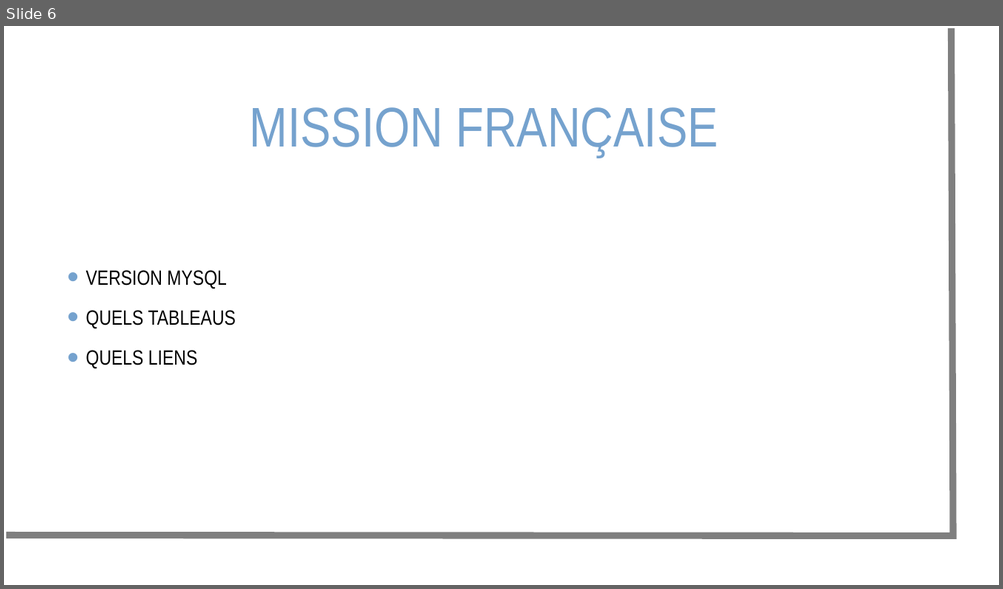
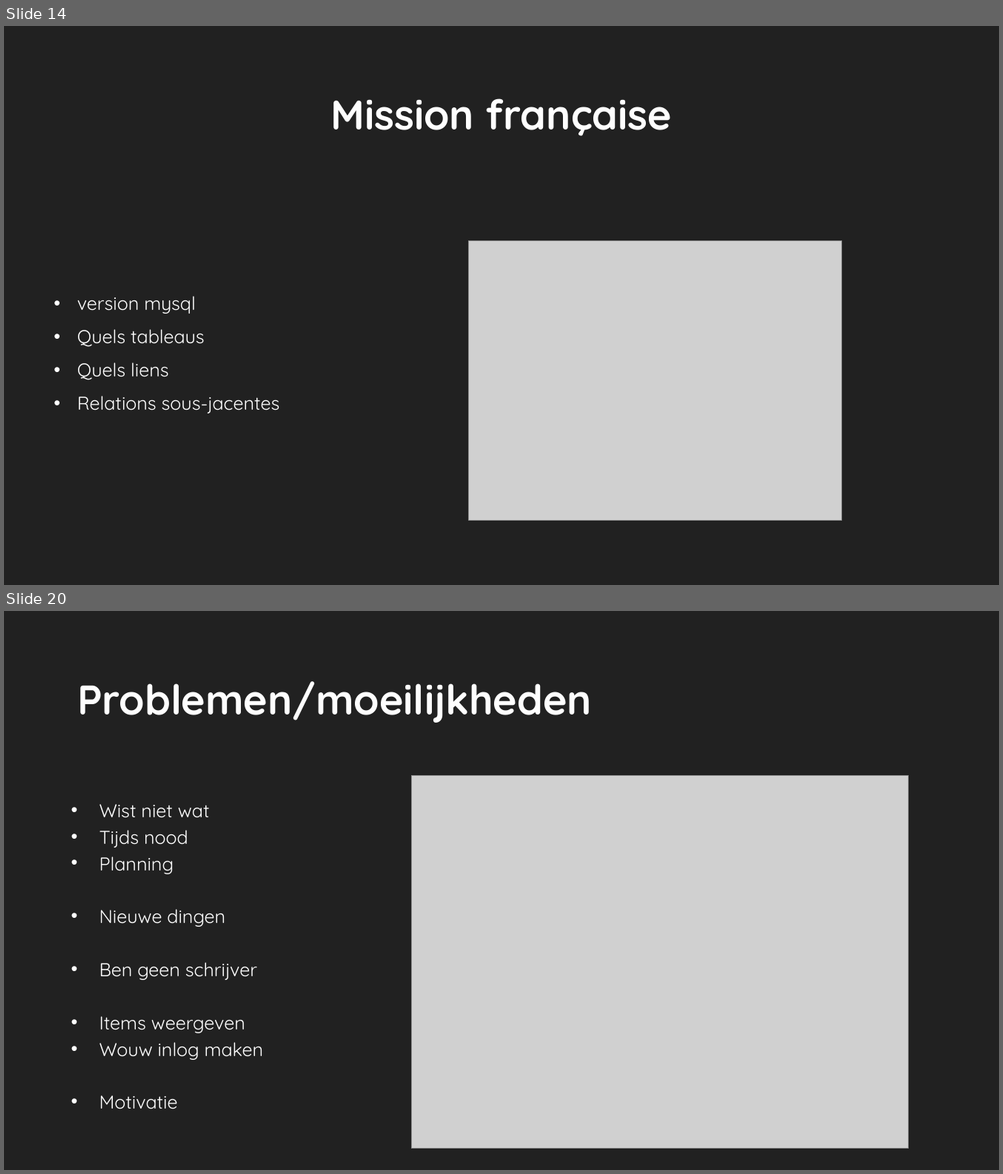
Before and after one commit to nuytsm/Gip-project-2021, a slide deck: Gip presentatie mvandenbroek.ppt. Shown one above the other, each under a label of ours: slide 6 before the commit, slides 14 and 20 after it; the slides between them are not shown. The pictures are 1003x589 and 1003x1174 pixels, drawn with LibreOffice and Linux fonts; fonts in the diff are those of the drawing; grey boxes stand for pictures; background and template pictures are left out. Boxes give left, top, right and bottom in pixels: in the first picture for what was removed or moved away, otherwise in the second. Text is boxed around its words. In the diff, an @@ line names an element or a change of style, - is before the commit and + after.

```diff
--- a/Gip presentatie mvandenbroek.ppt
+++ b/Gip presentatie mvandenbroek.ppt
@@ slide 20 added at bbox=[4, 611, 999, 1170], background #212121 @@
@@ title added at bbox=[77, 681, 592, 723], 40 pt, text #FEFEFE, bold @@
+Problemen/moeilijkheden
@@ picture added at bbox=[411, 776, 908, 1148] @@
@@ text added at bbox=[99, 804, 264, 1110], 18 pt, text #FFFFFF @@
+• Wist niet wat
+• Tijds nood
+• Planning
+• Nieuwe dingen
+• Ben geen schrijver
+• Items weergeven
+• Wouw inlog maken
+• Motivatie
@@ what was slide 6 is now slide 14 @@
@@ slide 14 changed as well @@
@@ background picture (left out) to #212121 @@
@@ freeform shape removed at bbox=[6, 28, 953, 536] @@
@@ title "Mission française" at bbox=[330, 99, 671, 136]: vertical alignment middle to bottom @@
@@ title at bbox=[330, 99, 671, 136]: text changed; size 54 to 40 pt; font Arial Narrow to Quicksand; text colour #75A2CE to #FEFEFE; bold on @@
-MISSION FRANÇAISE
+Mission française
@@ picture added at bbox=[469, 241, 841, 520] @@
@@ text at bbox=[77, 296, 280, 414]: text changed; size 20 to 18 pt; font Arial Narrow to Quicksand; text colour #000000 to #FFFFFF @@
-• VERSION MYSQL
-• QUELS TABLEAUS
-• QUELS LIENS
+• version mysql
+• Quels tableaus
+• Quels liens
+• Relations sous-jacentes
```
Also in this commit, not shown: 5 other slides changed, 15 other slides added, 2 slides removed, 8 other files.
